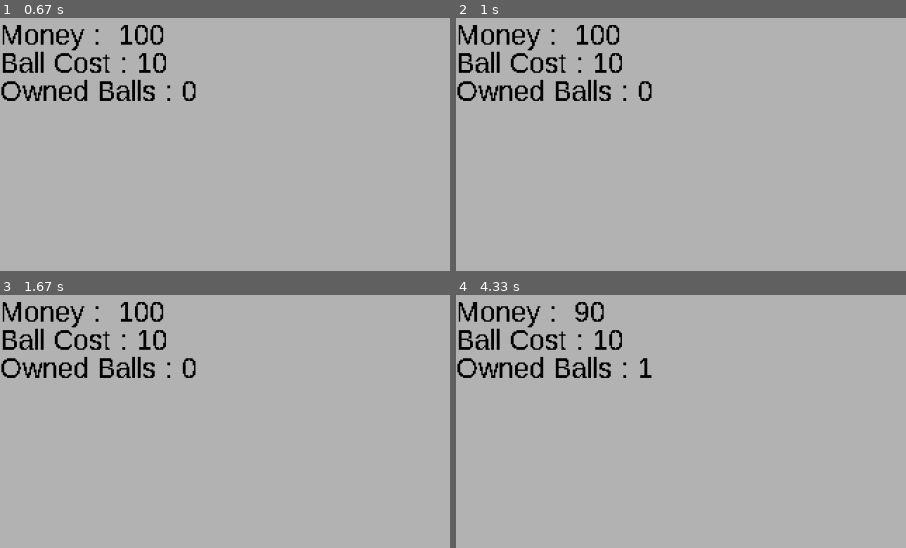
Above: before the commit, frames 1-4 (two rows, left to right).
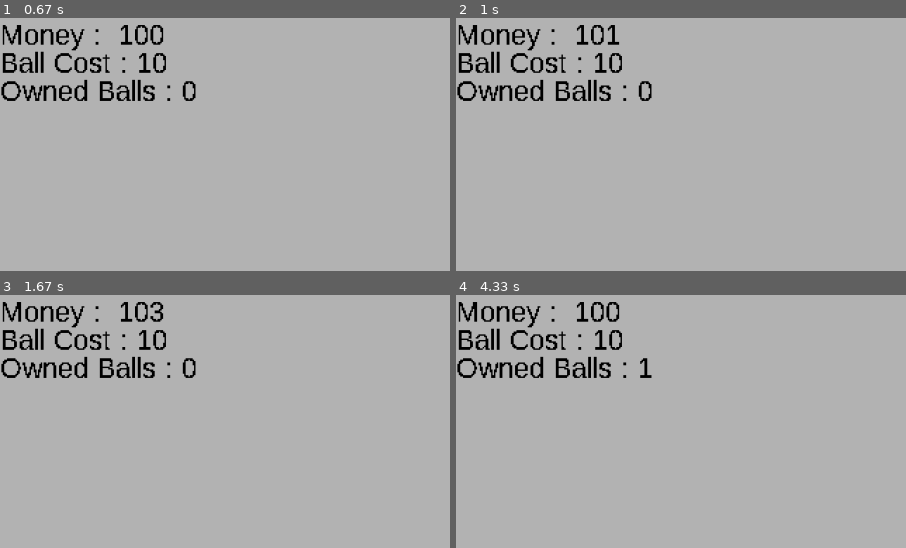
Above: after the commit, the same moments.

Repository: LZX1000/College-I
Game: pygame game, started from Incremental_Incremental.py
The game is run twice, just before and just after one commit, with the same random seed, the same clock (stepped at 60 frames per second) and the same inputs.
Inputs (mouse positions are % of the whole screen's width and height, from its top left):
- Up to frame 1 (0.67 s): tap Space at 0.33 s
- Up to frame 2 (1 s): click (51, 57) at 0.72 s
- Up to frame 3 (1.67 s): click (19, 35) at 1.05 s; click (87, 85) at 1.38 s
- Up to frame 4 (4.33 s): click (52, 16) at 1.72 s; tap Enter at 2 s; click (47, 33) at 2.38 s; click (36, 29) at 2.72 s; click (76, 41) at 3.05 s; click (81, 48) at 3.38 s; click (71, 32) at 3.72 s; click (21, 31) at 4.05 s
The pictures show only the part of the screen within x 0-50%, y 0-50%; the shares and areas given below are measured in that part.

Frame 1 is identical in both runs. In frame 2, 0.1% of the frame differs, in the area x 33-37%, y 2-11%; in frame 3, less than 0.1%; in frame 4, 0.3%, in the area x 26-37%, y 2-11%.

Commit message:
Add money per click

Diff:
--- a/Incremental_Incremental.py
+++ b/Incremental_Incremental.py
@@ -53,11 +53,6 @@
     dt = 0
 
     while running:
-        # Exit game
-        for event in pygame.event.get():
-            if event.type == pygame.QUIT:
-                running = False
-
         if new:
             player_money = 100
             player_money_per_click = 1
@@ -69,19 +64,28 @@
             rare_balls = 0
             common_balls = 0
             new = False
+        # Exit game
+        for event in pygame.event.get():
+            if event.type == pygame.QUIT:
+                running = False
 
-        keys = pygame.key.get_pressed()
-        if keys[pygame.K_ESCAPE]:
-            running = False
-        if keys[pygame.K_RETURN]:
-            if not enter_pressed:
-                enter_pressed = True
-                if player_money >= new_ball_cost:
-                    player_money -= new_ball_cost
-                    new_ball_cost = (len(balls) ** 2) + 10
-                    unresolved_balls.append(0)
-        else:
-            enter_pressed = False
+            if event.type == pygame.MOUSEBUTTONDOWN:
+                if event.button == 1:
+                    player_money += player_money_per_click
+
+            elif event.type == pygame.KEYDOWN:
+                if event.key == pygame.K_ESCAPE:
+                    running = False
+
+                elif event.key == pygame.K_RETURN:
+                    if not enter_pressed:
+                        enter_pressed = True
+                        if player_money >= new_ball_cost:
+                            player_money -= new_ball_cost
+                            new_ball_cost = (len(balls) ** 2) + 10
+                            unresolved_balls.append(0)
+                else:
+                    enter_pressed = False
 
         if len(unresolved_balls) > 0:
             for _ in unresolved_balls:
